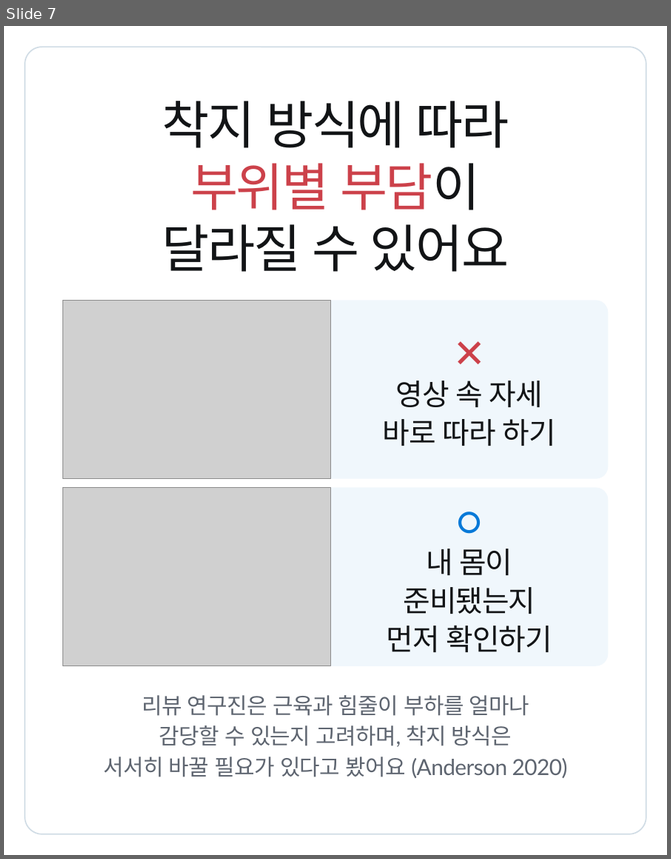
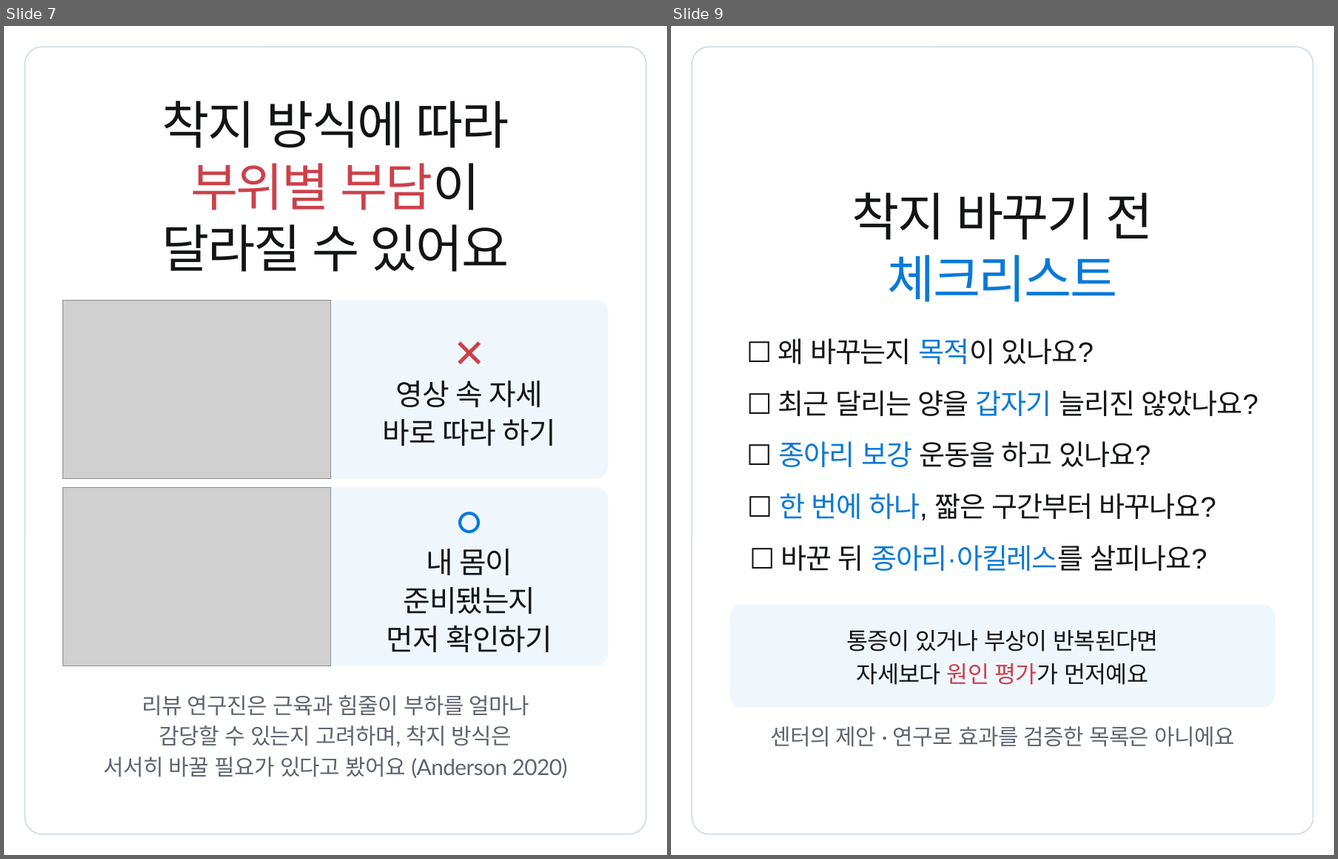
Before and after one commit to js920915-cyber/New-box, a slide deck: content/running-form-change-v2/adobe-express/running-form-change-v2-express.pptx. Shown side by side, each under a label of ours: slide 7 before the commit, slides 7 and 9 after it; the slides between them are not shown. The pictures are 671x859 and 1338x859 pixels, drawn with LibreOffice and Linux fonts; fonts in the diff are those of the drawing; grey boxes stand for pictures. Boxes give left, top, right and bottom in pixels: in the first picture for what was removed or moved away, otherwise in the second. Text is boxed around its words. In the diff, an @@ line names an element or a change of style, - is before the commit and + after.

```diff
--- a/content/running-form-change-v2/adobe-express/running-form-change-v2-express.pptx
+++ b/content/running-form-change-v2/adobe-express/running-form-change-v2-express.pptx
@@ slide 9 added at bbox=[671, 26, 1334, 855], background #FFFFFF @@
@@ rounded rectangle added at bbox=[692, 47, 1313, 833], outline #D0DCE5 1.5 pt @@
@@ text added at bbox=[852, 192, 1153, 240], 63 pt, text #121416 @@
+착지 바꾸기 전
@@ text added at bbox=[888, 255, 1118, 302], 63 pt, text #0879D8 @@
+체크리스트
@@ text added at bbox=[778, 338, 1094, 364], 34.5 pt, text #121416 @@
+☐ 왜 바꾸는지 목적이 있나요?
@@ text added at bbox=[778, 390, 1259, 416], 34.5 pt, text #121416 @@
+☐ 최근 달리는 양을 갑자기 늘리진 않았나요?
@@ text added at bbox=[779, 441, 1151, 467], 34.5 pt, text #121416 @@
+☐ 종아리 보강 운동을 하고 있나요?
@@ text added at bbox=[779, 493, 1216, 520], 34.5 pt, text #121416 @@
+☐ 한 번에 하나, 짧은 구간부터 바꾸나요?
@@ text added at bbox=[781, 545, 1207, 571], 34.5 pt, text #121416 @@
+☐ 바꾼 뒤 종아리·아킬레스를 살피나요?
@@ rounded rectangle added at bbox=[730, 604, 1275, 708], fill #F0F7FC @@
@@ text added at bbox=[846, 630, 1158, 651], 28.5 pt, text #121416 @@
+통증이 있거나 부상이 반복된다면
@@ text added at bbox=[857, 663, 1148, 685], 28.5 pt, text #121416 @@
+자세보다 원인 평가가 먼저예요
@@ text added at bbox=[770, 726, 1235, 747], 27 pt, text #5E6570 @@
+센터의 제안 · 연구로 효과를 검증한 목록은 아니에요
```
Also in this commit, not shown: 1 slide changed, 1 other slide added, 1 slide removed, 29 other files.
